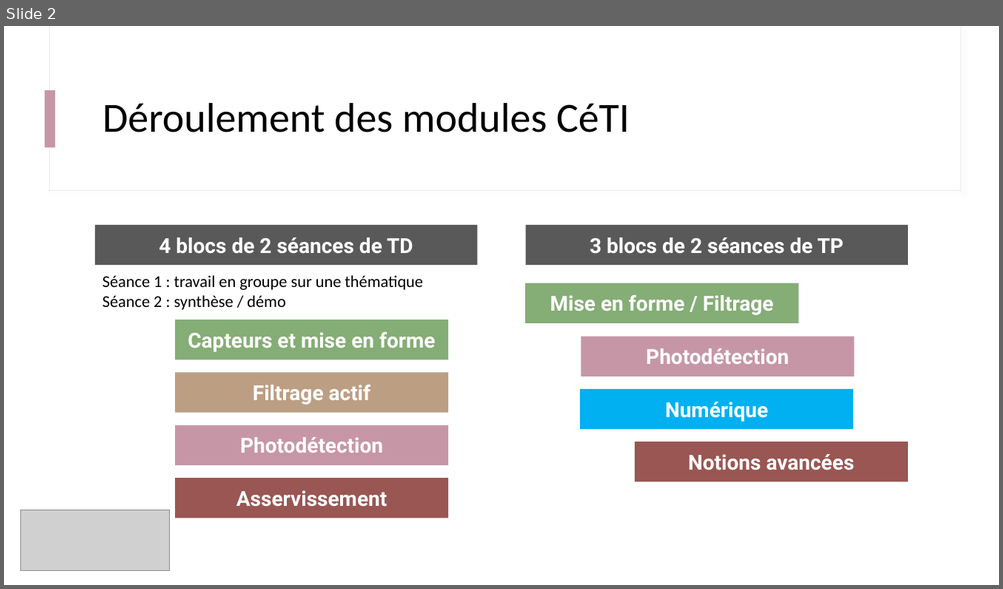
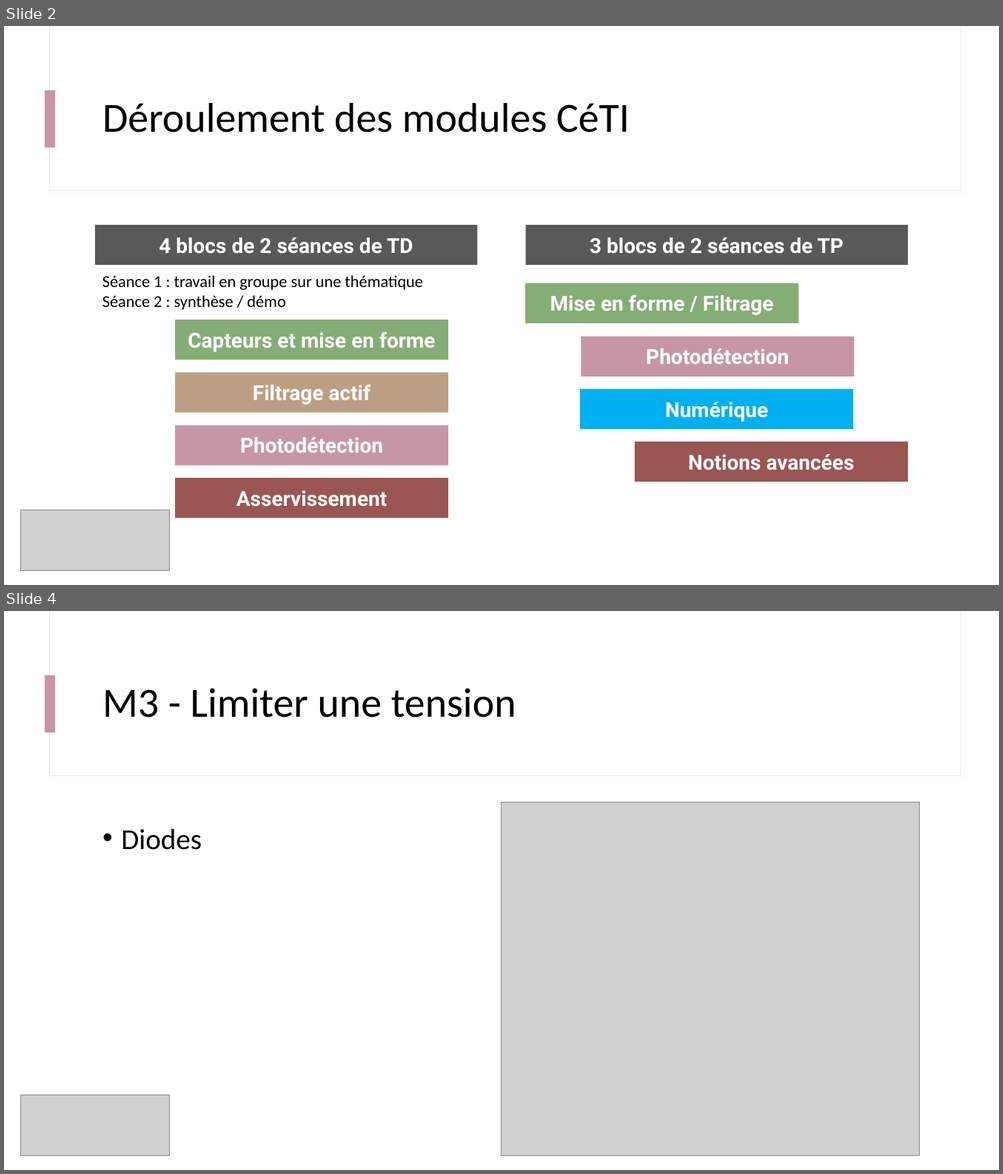
Before and after one commit to IOGS-Digital-Methods/semester-5, a slide deck: CeTI/b1_capteurs/B1_1_capteurs.pptx. Shown one above the other, each under a label of ours: slide 2 before the commit, slides 2 and 4 after it; the slides between them are not shown. The pictures are 1003x589 and 1003x1174 pixels, drawn with LibreOffice and Linux fonts; fonts in the diff are those of the drawing; grey boxes stand for pictures. Boxes give left, top, right and bottom in pixels: in the first picture for what was removed or moved away, otherwise in the second. Text is boxed around its words. In the diff, an @@ line names an element or a change of style, - is before the commit and + after.

```diff
--- a/CeTI/b1_capteurs/B1_1_capteurs.pptx
+++ b/CeTI/b1_capteurs/B1_1_capteurs.pptx
@@ slide 4 added at bbox=[4, 611, 999, 1170], background #FFFFFF; not listed: 3 template elements that a slide beside it also shows @@
@@ title added at bbox=[102, 688, 516, 718], 40 pt, text #000000 @@
+M3 - Limiter une tension
@@ picture added at bbox=[502, 803, 920, 1156] @@
@@ text added at bbox=[121, 829, 202, 850], 28 pt, text #000000 @@
+• Diodes
@@ picture added at bbox=[20, 1095, 170, 1156] @@
```
Also in this commit, not shown: 1 slide changed, 2 other slides added, 9 other files.
